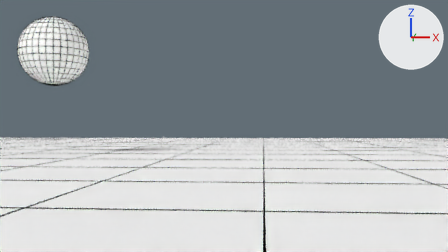
The Blender file slides/videos/perspectiveBouncingBall.blend as it was, and as the next commit left it.
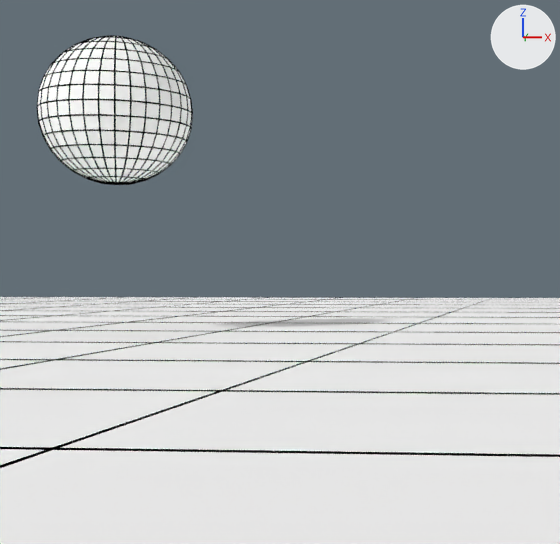
Old and new are each drawn from the file's camera 'Camera' and again close up on the part from 0% to 58% of the width and 0% to 100% of the height. Every picture has the same lights, and +X, +Y and +Z are marked at upper right.
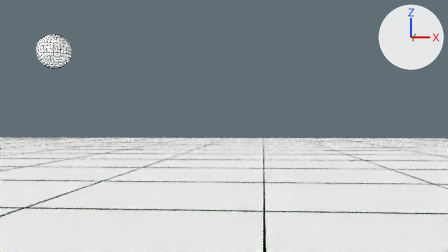
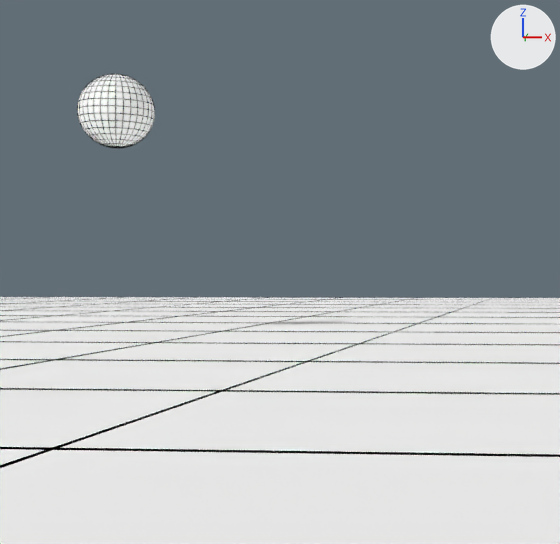
Location of each change, [x1, y1, x2, y2] in pixels of the close-ups (560 x 544 px):
'Sphere.001', reshaped, rescaled, modifiers changed (49% narrower, 49% shorter): before [38, 36, 192, 182]; after [77, 74, 155, 148]
'Sphere', reshaped, rescaled, modifiers changed (51% narrower, 51% shorter): before [36, 35, 193, 185]; after [78, 74, 155, 147]

The change in detail:
Object 'Sphere' (ob_sphere) now shows me_sphere_001 instead of me_sphere.
Object 'Sphere' (ob_sphere) loses its WIREFRAME modifier named 'Wireframe'.
Object 'Sphere' (ob_sphere) is rescaled from (1.0, 1.0, 1.0) to (0.5, 0.5, 0.5).
Object 'Sphere.001' (ob_sphere_001) now shows me_sphere instead of me_sphere_001.
Object 'Sphere.001' (ob_sphere_001) is rescaled from (1.0, 1.0, 1.0) to (0.5, 0.5, 0.5).
Object 'Sphere.001' (ob_sphere_001) gains a WIREFRAME modifier named 'Wireframe'.
